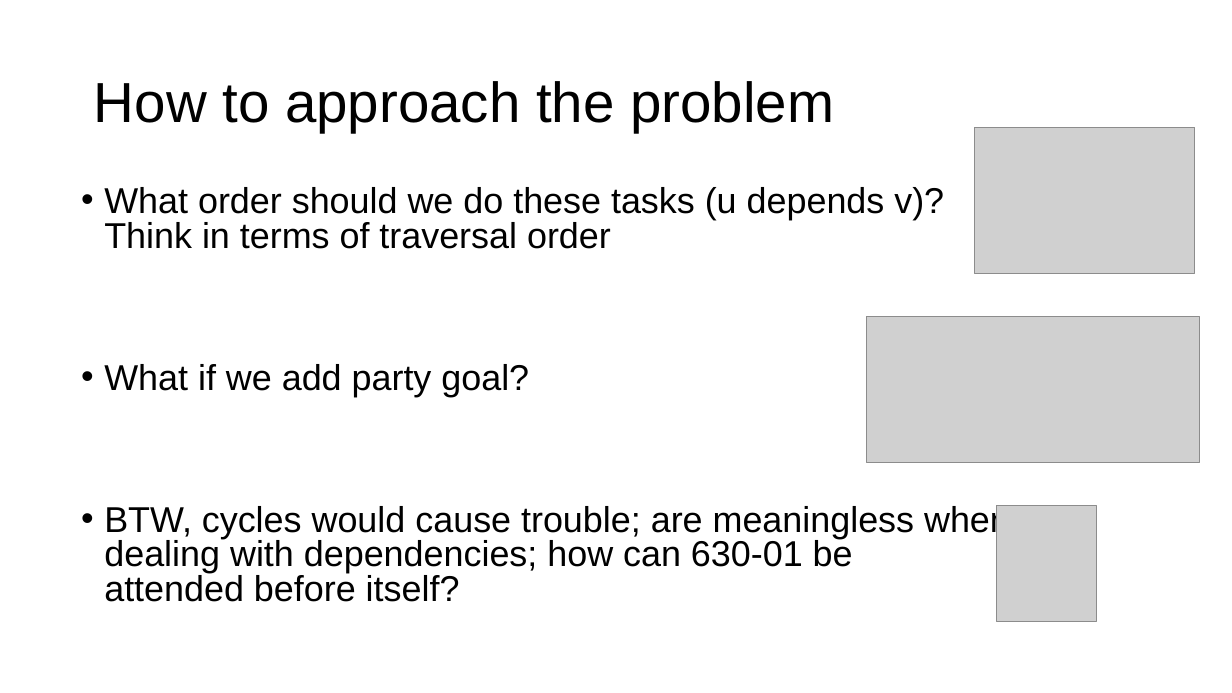
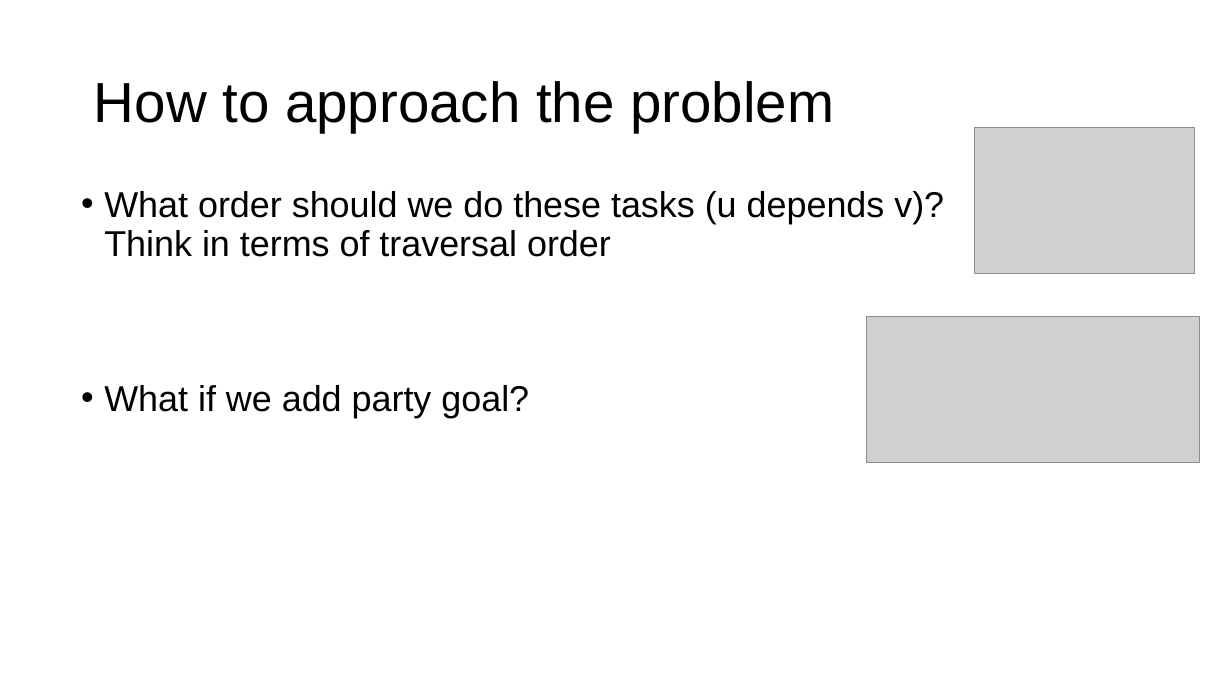
Before and after one commit to parrt/msds689, a slide deck: slide 21 of notes/graphs.pptx. Drawn at 1232x693 pixels with LibreOffice and Linux fonts; fonts in the diff are those of the drawing; grey boxes stand for pictures; background and template pictures are left out. Boxes give left, top, right and bottom in pixels: in the first picture for what was removed or moved away, otherwise in the second. Text is boxed around its words. In the diff, an @@ line names an element or a change of style, - is before the commit and + after.

```diff
--- a/notes/graphs.pptx
+++ b/notes/graphs.pptx
@@ text "What order should we do ..." at (104,191,944,418): line spacing 0.8 to 0.9 @@
@@ text at (104,505,1010,602): paragraph removed @@
-• BTW, cycles would cause trouble; are meaningless when
-  dealing with dependencies; how can 630-01 be
-  attended before itself?
@@ picture removed at (997,506,1097,621) @@
```
Also in this commit, not shown: 4 other slides changed, 1 other file.
